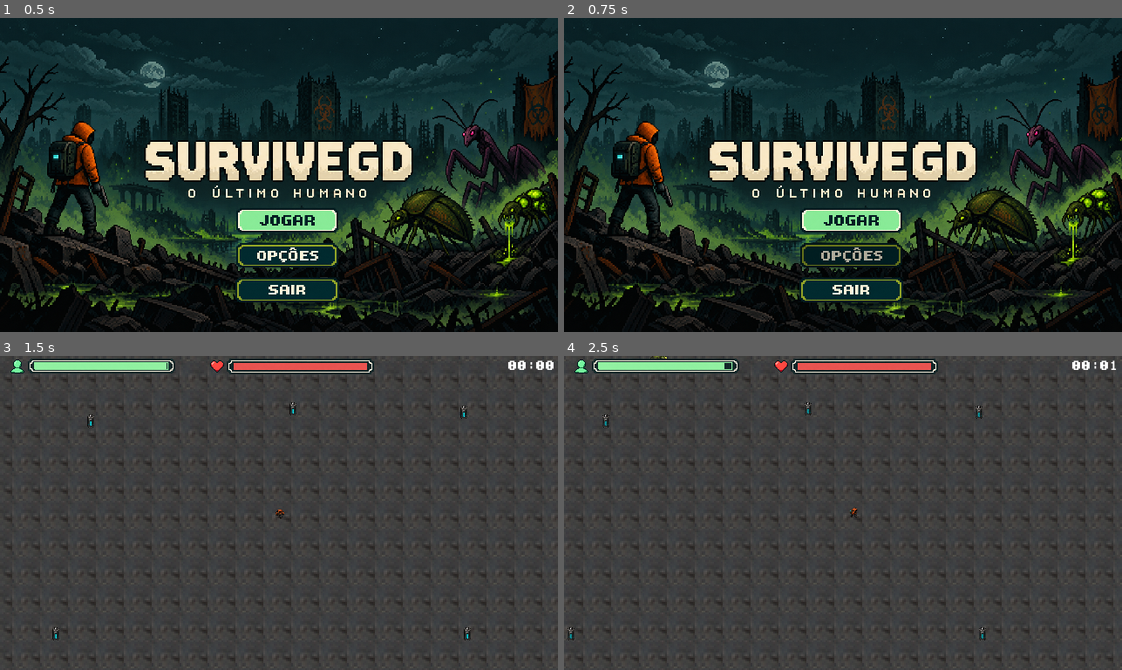
Above: before the commit, frames 1-4 (two rows, left to right).
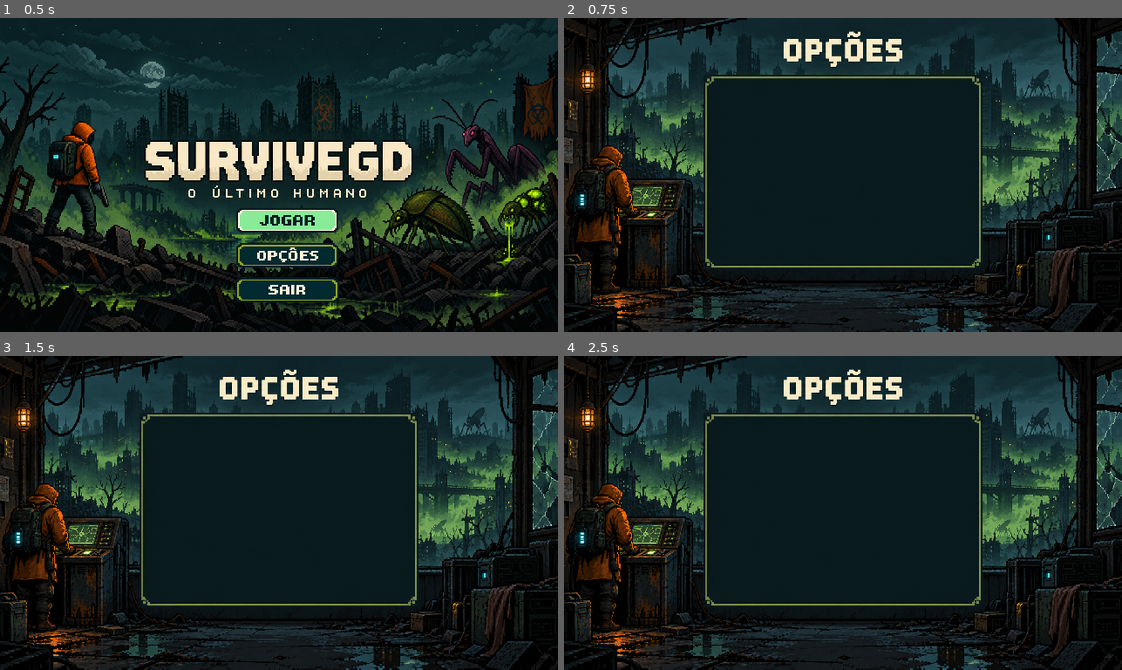
Above: after the commit, the same moments.

Repository: DevLucasOnly/DevLucasOnly-SurviveGD-Prototipo-de-Sobrevivencia-2D
Game: Godot game, scene res://scenes/main_menu.tscn
Two runs of this game, one before a commit and one after it. Both use one fixed random seed, a clock stepped at 60 frames per second and the inputs below.
Inputs (mouse positions are in pixels of both pictures, inside the frame that each line leads up to):
- Up to frame 1 (0.5 s): no input
- Up to frame 2 (0.75 s): click (848, 256) at 0.5 s
- Up to frame 3 (1.5 s): click (284, 556) at 1.27 s
- Up to frame 4 (2.5 s): tap Enter at 2 s; move the mouse to (965, 497) at 2.02 s; press the mouse at (965, 497) at 2.03 s; hold D (move_right) from 2.03 s (still down)

Frame 1 is identical in both runs. In frame 2, 49% of the frame differs, in the area x 0-100%, y 0-100%; in frame 3, 96%; in frame 4, 96%.

Commit message:
Feito a ligação no menu principal

Diff:
--- a/scenes/options_menu.tscn
+++ b/scenes/options_menu.tscn
@@ -13,6 +13,19 @@
 anchors_preset = 15
 anchor_right = 1.0
 anchor_bottom = 1.0
+offset_left = -3.0
+offset_right = 603.0
+offset_bottom = 320.0
 grow_horizontal = 2
 grow_vertical = 2
 texture = ExtResource("1_liyum")
+expand_mode = 1
+metadata/_edit_use_anchors_ = true
+
+[node name="MarginContainer" type="MarginContainer" parent="." unique_id=1678603957]
+layout_mode = 0
+offset_right = 40.0
+offset_bottom = 40.0
+
+[node name="VBoxContainer" type="VBoxContainer" parent="MarginContainer" unique_id=1216203163]
+layout_mode = 2
--- a/scripts/main_menu.gd
+++ b/scripts/main_menu.gd
@@ -9,7 +9,7 @@
 	get_tree().change_scene_to_file("res://scenes/world.tscn")
 
 func _on_btn_opcoes_pressed() -> void:
-	print("[DEBUG] Abrir ecrã de opções")
+	get_tree().change_scene_to_file("res://scenes/options_menu.tscn")
 
 func _on_btn_sair_pressed() -> void:
 	get_tree().quit()
